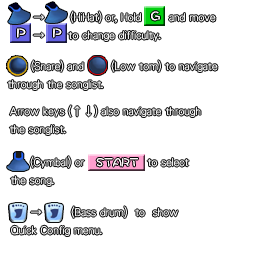
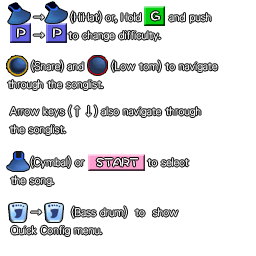
The second 256 x 256 image is a revision of the first. Changes to its layers:
renamed "→ (HiHat) or, Hold and move → to chang" to "→ (HiHat) or, Hold and push → to chang", painted on it over [188, 12, 216, 24]
